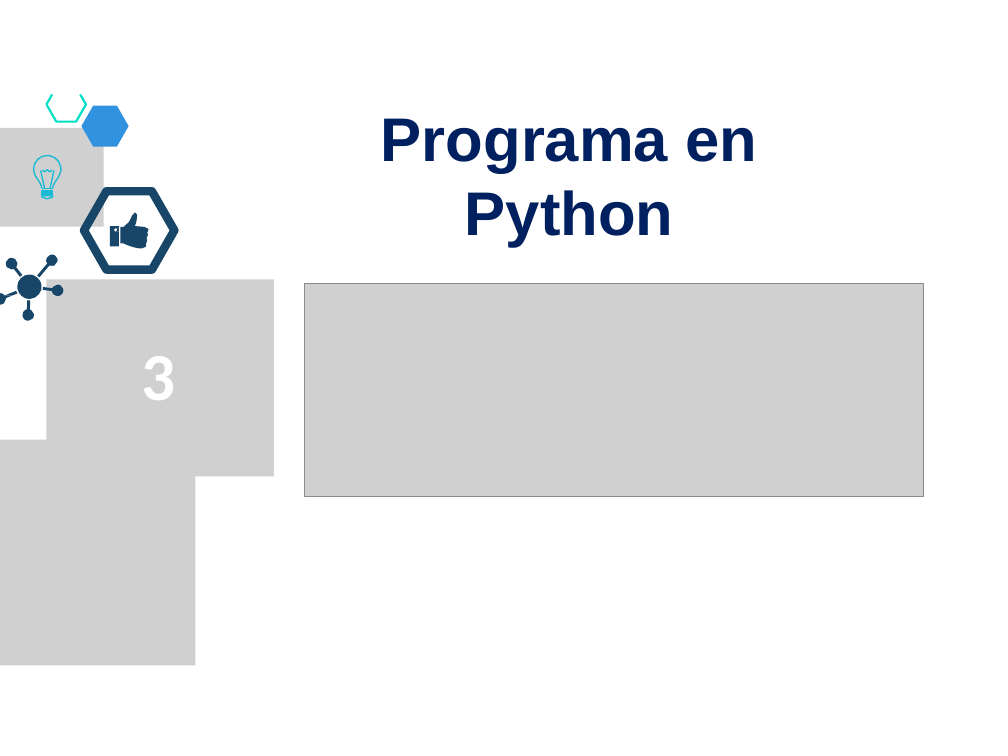
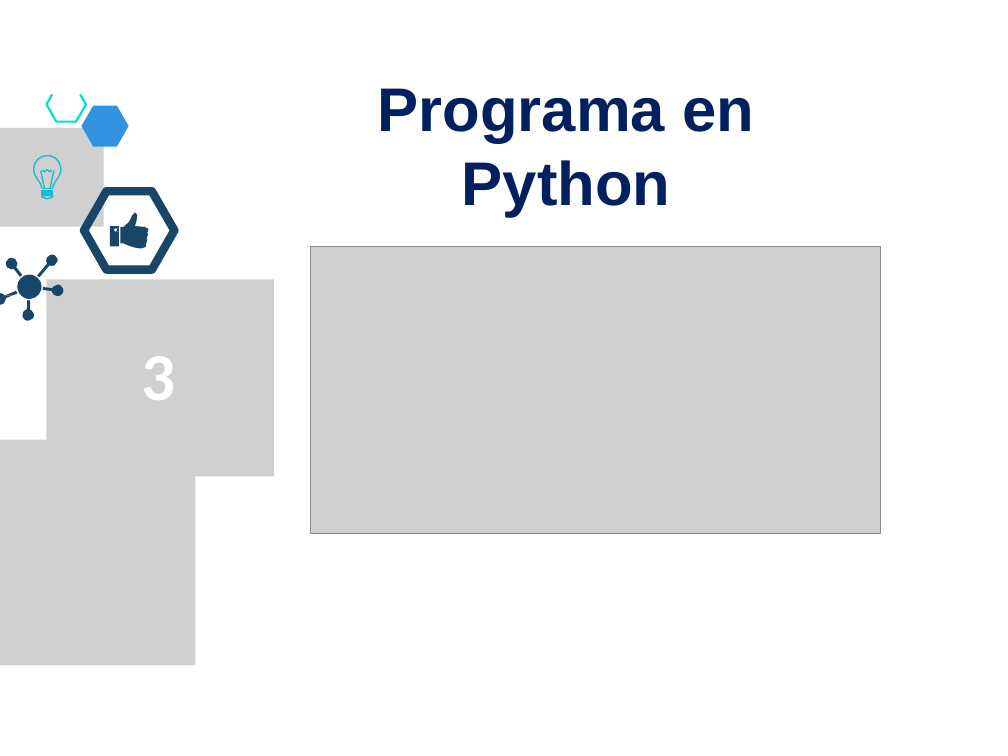
Before and after one commit to lizetheP/PensamientoC, a slide deck: slide 18 of CalendarioAgo20L/presentaciones/8_For.pptx. Drawn at 1008x756 pixels with LibreOffice and Linux fonts; fonts in the diff are those of the drawing; grey boxes stand for pictures. Boxes give left, top, right and bottom in pixels: in the first picture for what was removed or moved away, otherwise in the second. Text is boxed around its words. In the diff, an @@ line names an element or a change of style, - is before the commit and + after.

```diff
--- a/CalendarioAgo20L/presentaciones/8_For.pptx
+++ b/CalendarioAgo20L/presentaciones/8_For.pptx
@@ text "Programa en Python": place and size @@
-text "Programa en Python" at (381,118,757,246)
+text "Programa en Python" at (378,88,754,217)
@@ picture: place and size @@
-picture at (304,283,924,497)
+picture at (310,247,881,533)
```
Also in this commit, not shown: 7 other slides changed, 12 other files.
